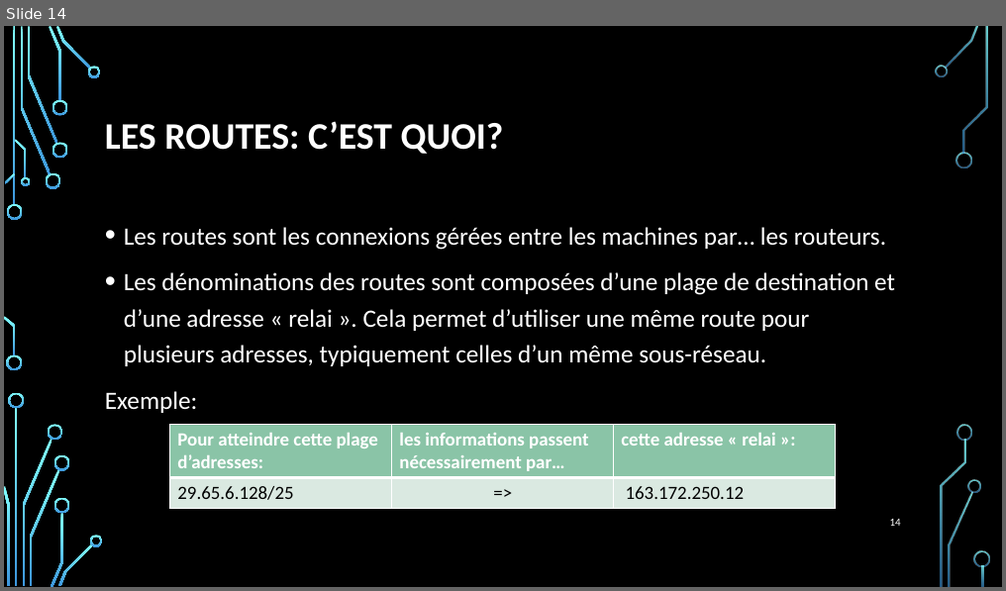
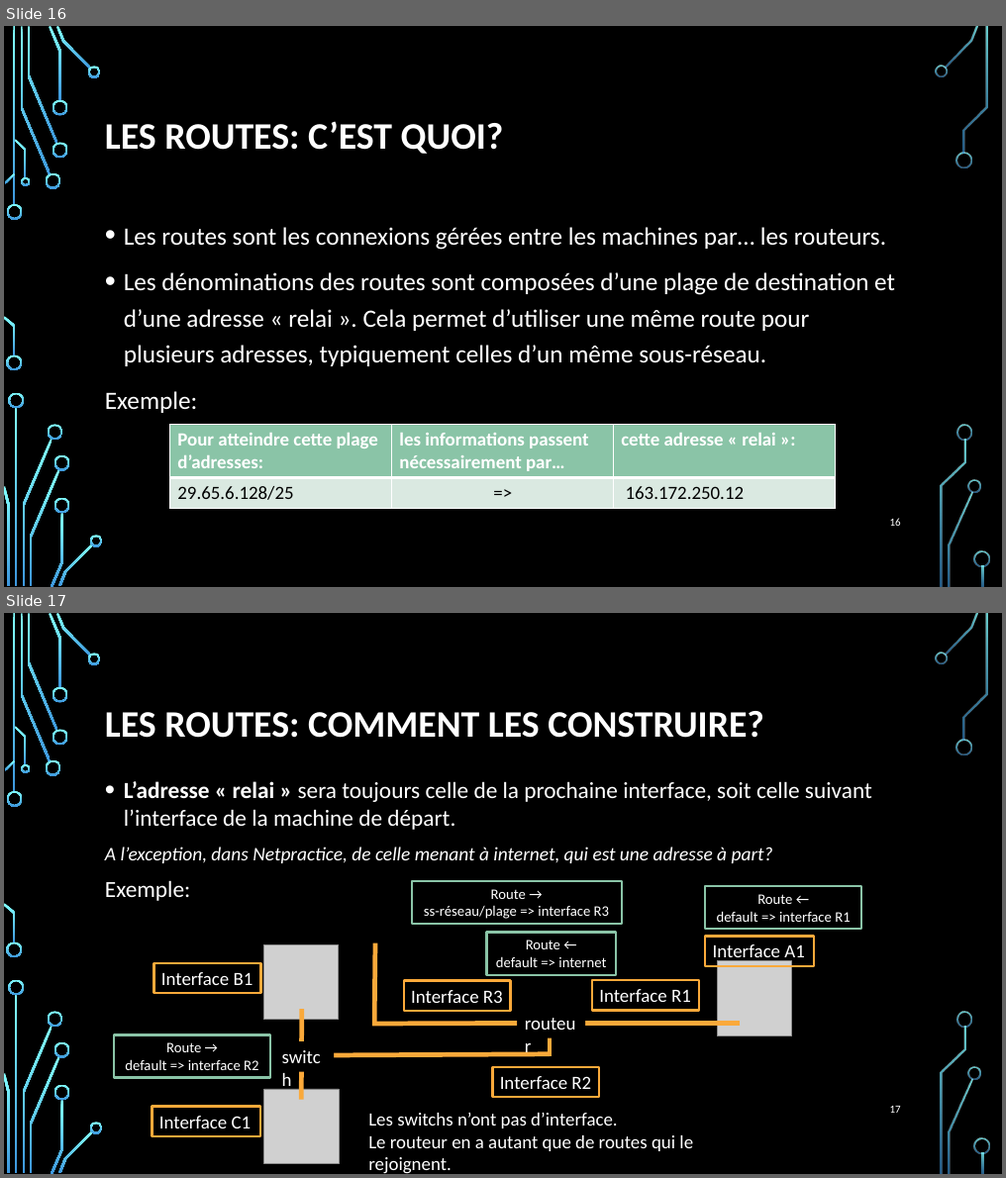
Before and after one commit to Jayleeva/42netpractice, a slide deck: Adressage ip.pptx. Shown one above the other, each under a label of ours: slide 14 before the commit, slides 16 and 17 after it. The pictures are 1006x591 and 1006x1178 pixels, drawn with LibreOffice and Linux fonts; fonts in the diff are those of the drawing; grey boxes stand for pictures; background and template pictures are left out. Boxes give left, top, right and bottom in pixels: in the first picture for what was removed or moved away, otherwise in the second. Text is boxed around its words. In the diff, an @@ line names an element or a change of style, - is before the commit and + after.

```diff
--- a/Adressage ip.pptx
+++ b/Adressage ip.pptx
@@ slide 17 added at (4, 613, 1002, 1174), background picture (left out); not listed: 36 template elements that a slide beside it also shows @@
@@ title added at (105, 711, 764, 738), 36 pt, text #FFFFFF, bold @@
+LES ROUTES: COMMENT LES CONSTRUIRE?
@@ text added at (105, 781, 872, 901), 22.2 pt, text #FFFFFF @@
+• L’adresse « relai » sera toujours celle de la prochaine interface, soit celle suivant l’interface de la machine de départ.
+A l’exception, dans Netpractice, de celle menant à internet, qui est une adresse à part?
+Exemple:
@@ freeform shape added at (346, 884, 405, 943), fill #000000 @@
@@ rectangle added at (412, 881, 622, 924), outline #8AC4A7 2.25 pt, 14 pt, text #FFFFFF @@
+Route →
+ss-réseau/plage => interface R3
@@ rectangle added at (706, 886, 862, 929), outline #8AC4A7 2.25 pt, 14 pt, text #FFFFFF @@
+Route ←
+default => interface R1
@@ rectangle added at (487, 933, 616, 975), outline #8AC4A7 2.25 pt, 14 pt, text #FFFFFF @@
+Route ←
+default => internet
@@ rectangle added at (706, 937, 814, 966), outline #FAA93A 2.25 pt, 18 pt, text #FFFFFF @@
+Interface A1
@@ rectangle added at (153, 963, 260, 993), outline #FAA93A 2.25 pt, 18 pt, text #FFFFFF @@
+Interface B1
@@ picture added at (263, 945, 339, 1020) @@
@@ line added from (375, 943) to (374, 1026), #FAA93A 4.5 pt @@
@@ picture added at (718, 961, 792, 1036) @@
@@ rectangle added at (404, 980, 511, 1011), outline #FAA93A 2.25 pt, 18 pt, text #FFFFFF @@
+Interface R3
@@ rectangle added at (592, 980, 699, 1011), outline #FAA93A 2.25 pt, 18 pt, text #FFFFFF @@
+Interface R1
@@ line added from (302, 1009) to (301, 1100), #FAA93A 4.5 pt @@
@@ line added from (518, 1023) to (372, 1024), #FAA93A 4.5 pt @@
@@ text added at (518, 1008, 586, 1039), 18 pt, text #FFFFFF @@
+routeur
@@ line added from (549, 1027) to (549, 1057), #FAA93A 4.5 pt @@
@@ line added from (740, 1023) to (586, 1023), #FAA93A 4.5 pt @@
@@ rectangle added at (114, 1035, 270, 1078), outline #8AC4A7 2.25 pt, 14 pt, text #FFFFFF @@
+Route →
+default => interface R2
@@ text added at (274, 1042, 334, 1072), 18 pt, text #FFFFFF @@
+switch
@@ line added from (308, 1056) to (549, 1055), #FAA93A 4.5 pt @@
@@ rectangle added at (493, 1067, 600, 1097), outline #FAA93A 2.25 pt, 18 pt, text #FFFFFF @@
+Interface R2
@@ rectangle added at (152, 1106, 260, 1137), outline #FAA93A 2.25 pt, 18 pt, text #FFFFFF @@
+Interface C1
@@ picture added at (263, 1089, 339, 1164) @@
@@ text added at (368, 1113, 693, 1152), 18 pt, text #FFFFFF @@
+Les switchs n’ont pas d’interface.
+Le routeur en a autant que de routes qui le rejoignent.
@@ page number added at (890, 1106, 901, 1113), 10.5 pt, text #FFFFFF @@
+17
@@ what was slide 14 is now slide 16 @@
@@ page number at (890, 518, 901, 526): text changed @@
-14
+16
```
Also in this commit, not shown: 5 slides changed, 3 other slides added, 1 slide removed.
